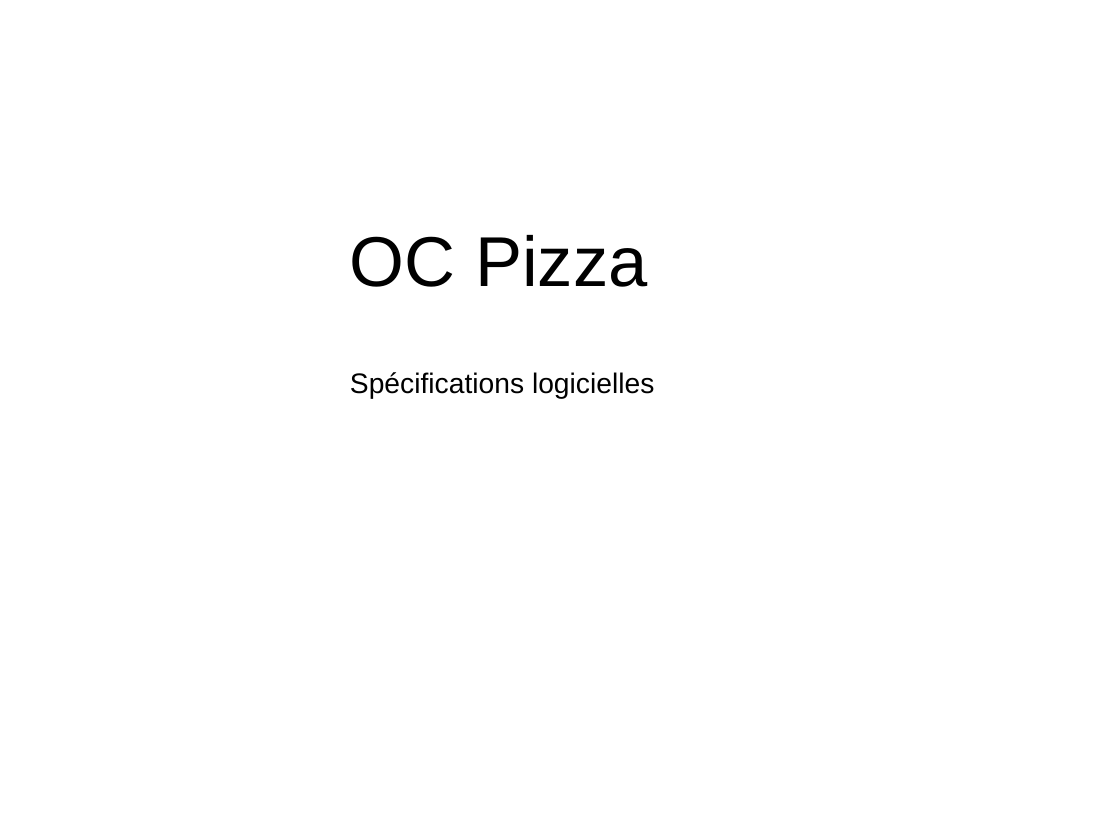
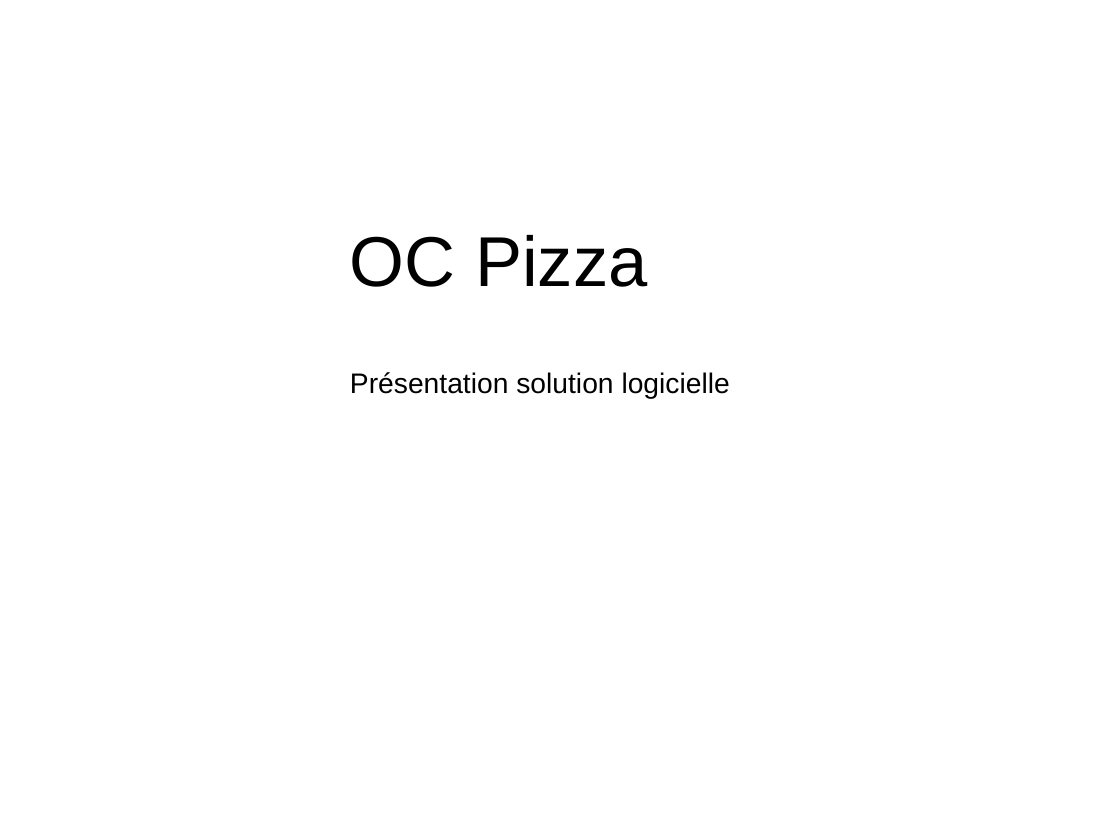
Before and after one commit to Hyperyon/p4-OCPizza, a slide deck: slide 1 of Présentation projet.odp. Drawn at 1120x840 pixels with LibreOffice and Linux fonts; fonts in the diff are those of the drawing. Boxes give left, top, right and bottom in pixels: in the first picture for what was removed or moved away, otherwise in the second. Text is boxed around its words. In the diff, an @@ line names an element or a change of style, - is before the commit and + after.

```diff
--- a/Présentation projet.odp
+++ b/Présentation projet.odp
@@ text at box(350, 372, 730, 399): text changed @@
-Spécifications logicielles
+Présentation solution logicielle
```
Also in this commit, not shown: 1 other slide changed, 4 slides added, 1 slide removed, 5 other files.
